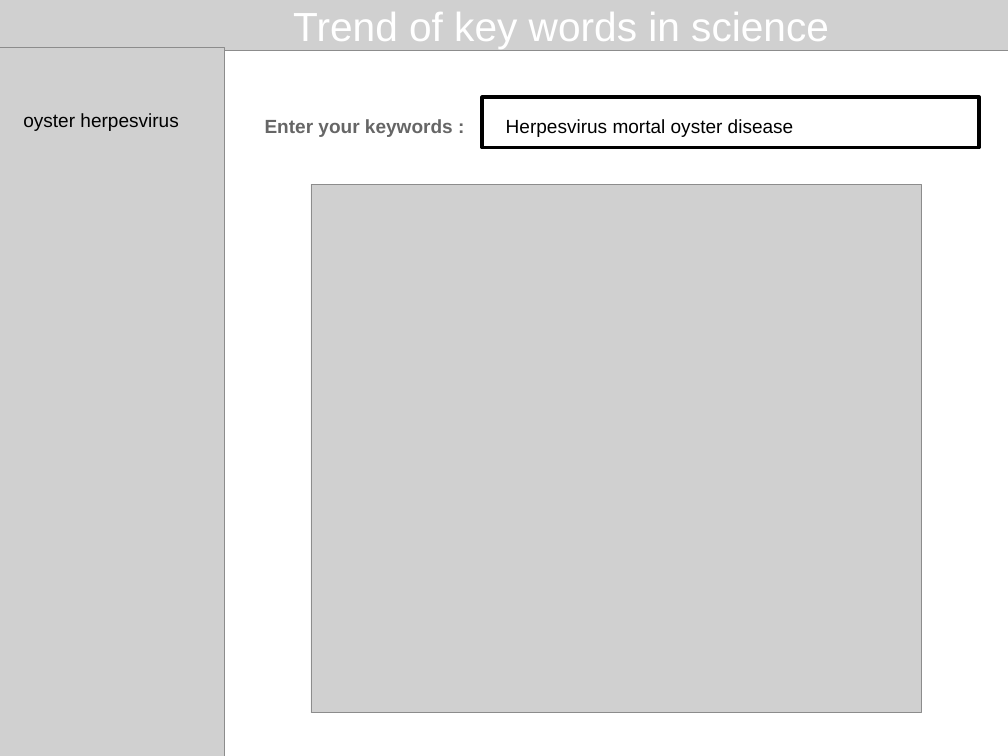
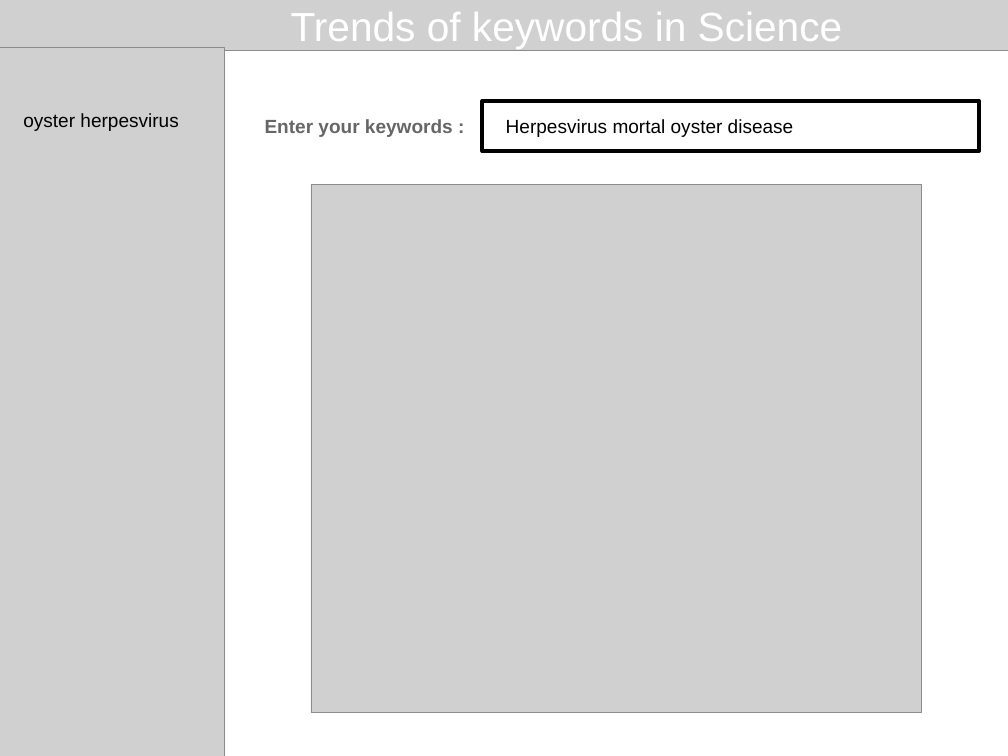
Before and after one commit to propan2one/BibliographeR, a slide deck: slide 13 of slidesUser2019.odp. Drawn at 1008x756 pixels with LibreOffice and Linux fonts; fonts in the diff are those of the drawing; grey boxes stand for pictures. Boxes give left, top, right and bottom in pixels: in the first picture for what was removed or moved away, otherwise in the second. Text is boxed around its words. In the diff, an @@ line names an element or a change of style, - is before the commit and + after.

```diff
--- a/slidesUser2019.odp
+++ b/slidesUser2019.odp
@@ title at (291,12,843,49): text changed @@
-Trend of key words in science
+Trends of keywords in Science
@@ rectangle: place and size @@
-rectangle at (483,97,980,147)
+rectangle at (483,101,980,151)
```
Also in this commit, not shown: 8 other slides changed, 2 slides added, 5 slides removed, 2 other files.
